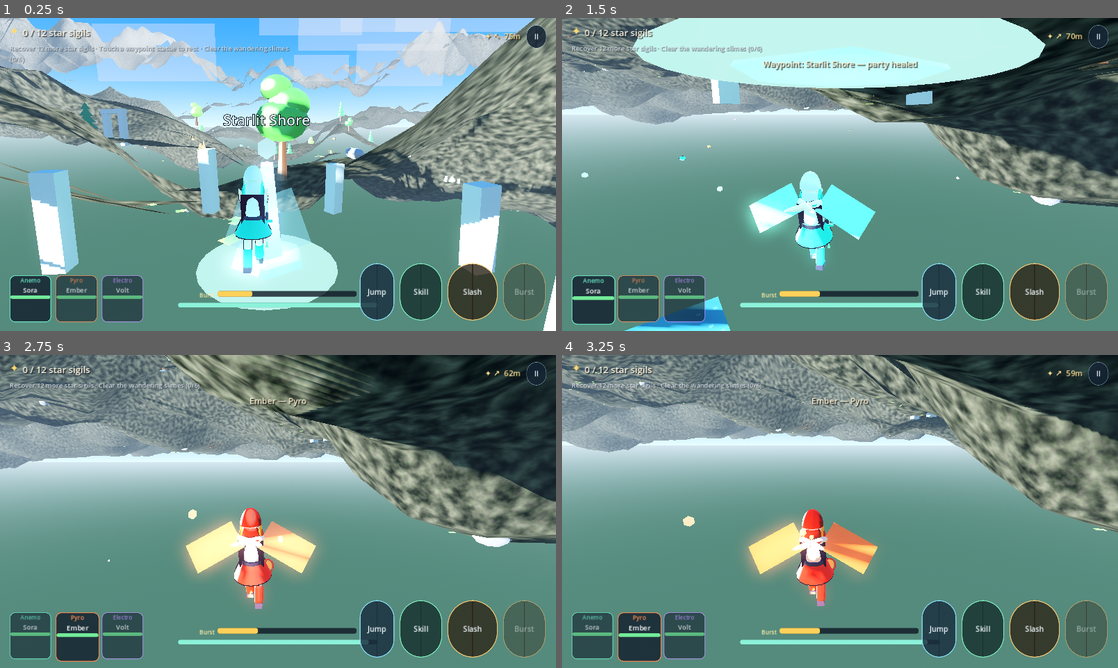
Above: before the commit, frames 1-4 (two rows, left to right).
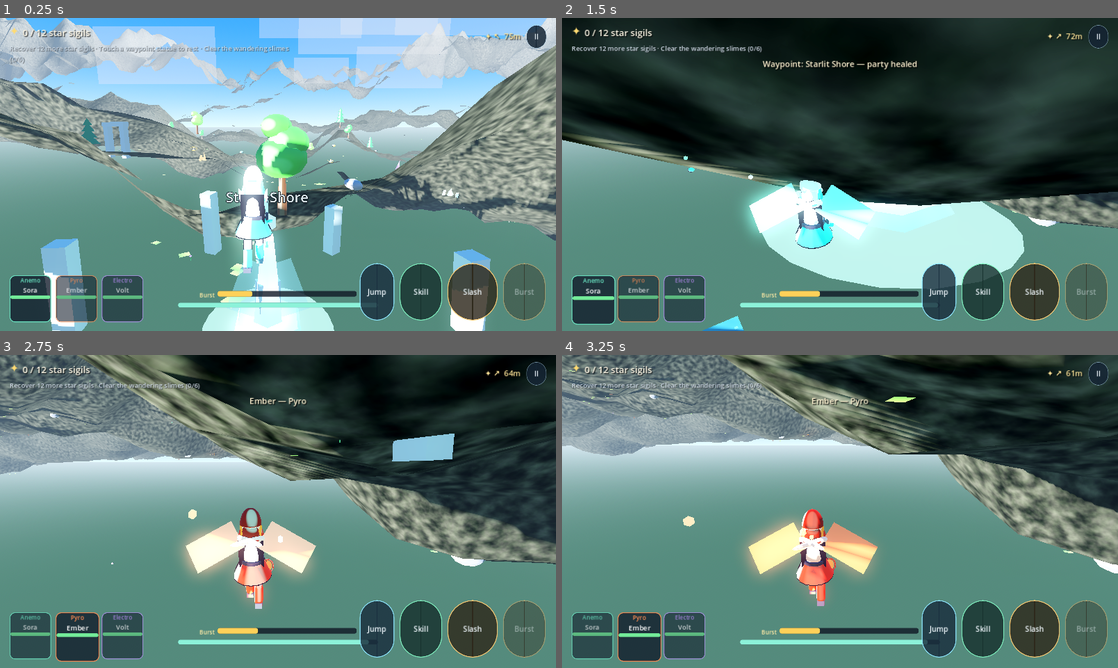
Above: after the commit, the same moments.

Repository: Endiq-jar/LastStar
Game: Godot game, scene res://scenes/world.tscn
The game is run twice, just before and just after one commit, with the same random seed, the same clock (stepped at 60 frames per second) and the same inputs.
Inputs (mouse positions are in pixels of both pictures, inside the frame that each line leads up to):
- Up to frame 1 (0.25 s): no input
- Up to frame 2 (1.5 s): move the mouse to (867, 174) at 0.52 s; press the mouse at (867, 174) at 0.53 s; hold W (move_forward) from 0.53 s (still down); tap Space (jump) at 0.77, 1.07 s; move the mouse to (812, 174) at 1.27 s; release the mouse at (812, 174) at 1.28 s; tap Q (burst) at 1.35 s
- Up to frame 3 (2.75 s): keep holding W (move_forward); tap Space (jump) at 1.52, 1.82 s; move the mouse to (289, 505) at 2.02 s; hold T (party_next) from 2.03 s (still down)
- Up to frame 4 (3.25 s): keep holding W (move_forward); move the mouse to (834, 517) at 2.77 s; release T (party_next) at 2.78 s; tap Shift (sprint) at 2.85 s; tap Space (jump) at 3.02 s

The runs differ from the first frame. In frame 1, 41% of the frame differs, in the area x 0-100%, y 0-100%; in frame 2, 57%; in frame 3, 31%; in frame 4, 28%.

Commit message:
fix(player): stop falling through the world
The probe showed the player camera at y=-51: the body was spawning under the
terrain collision mesh and #falling out of the world# respawned it to the very
same underground point, so it looped at the bottom of the map forever.

* player now raycasts down on its first physics frame and snaps onto the real
  ground surface, and respawn does the same instead of restoring a raw
  coordinate.
* spawn height raised and collision_mask corrected to the world layer only.
* the render probe now asserts the player is above y=-5 so this cannot regress.

Co-authored-by: arena-agent <297053741+arena-agent@users.noreply.github.com>

Diff:
--- a/scripts/player.gd
+++ b/scripts/player.gd
@@ -53,8 +53,15 @@
 func _ready() -> void:
 	add_to_group("player")
 	collision_layer = 2
+	# Collide with the world layer only. Layer 4 is used by pickups/waypoints;
+	# including it here made the body snag on trigger volumes.
 	collision_mask = 1
 	_spawn_origin = global_position
+	# Snap onto the actual ground, deferred: the physics space is not queryable
+	# until the body has entered the tree and a physics frame has run. The world
+	# only knows the analytic terrain height, which can sit slightly below the
+	# collision mesh - spawning under it means falling through the world forever.
+	_snap_to_ground.call_deferred(global_position)
 	# Camera first: it is the one node the scene cannot do without. The rig and
 	# the rest of the wiring come after, so a problem dressing the character can
 	# never leave the player (and the viewport) without a camera.
@@ -147,10 +154,31 @@
 	_apply_rig_colors()
 
 
+func _snap_to_ground(at: Vector3) -> void:
+	## Raycast down from high above `at` and place the body on whatever solid
+	## surface is there. Falls back to the given height when nothing is hit.
+	var from := Vector3(at.x, at.y + 60.0, at.z)
+	var to := Vector3(at.x, at.y - 80.0, at.z)
+	var space := get_world_3d().direct_space_state
+	if space:
+		var query := PhysicsRayQueryParameters3D.create(from, to, 1)
+		query.exclude = [get_rid()]
+		var hit := space.intersect_ray(query)
+		if hit and hit.has("position"):
+			var p: Vector3 = hit["position"]
+			global_position = p + Vector3(0.0, 0.6, 0.0)
+			velocity = Vector3.ZERO
+			return
+	global_position = at + Vector3(0.0, 1.0, 0.0)
+	velocity = Vector3.ZERO
+
+
 func _on_respawn() -> void:
 	var target: Vector3 = Game.checkpoint if Game.has_checkpoint else _spawn_origin
-	global_position = target
-	velocity = Vector3.ZERO
+	# Land ON the ground at the checkpoint, not at the stored (possibly
+	# underground) coordinate - otherwise respawning drops you through the world
+	# again and the player loops forever at the bottom of the map.
+	_snap_to_ground(target)
 	_gliding = false
 
 
--- a/scripts/world.gd
+++ b/scripts/world.gd
@@ -628,7 +628,9 @@
 	var player := CharacterBody3D.new()
 	player.name = "Player"
 	player.set_script(PlayerScript)
-	var spawn := Vector3(0, _height(0, 0) + 4.0, 6.0)
+	# Start comfortably above the analytic surface; the player snaps itself onto
+	# the collision mesh on its first physics frame.
+	var spawn := Vector3(0.0, _height(0.0, 0.0) + 6.0, 6.0)
 	player.position = spawn
 	add_child(player)
 
--- a/tests/render_probe.gd
+++ b/tests/render_probe.gd
@@ -85,6 +85,16 @@
 	var players := get_tree().get_nodes_in_group("player")
 	_log("INFO" if players.size() == 1 else "FAIL",
 		"player nodes in group = %d" % players.size())
+
+	# The player must be standing on the ground, not falling through the world.
+	if players.size() > 0:
+		var pl := players[0] as Node3D
+		var py := pl.global_position.y
+		if py < -5.0:
+			_log("FAIL", "player is below the world (y=%.1f) - terrain collision or spawn is broken" % py)
+		else:
+			_log("INFO", "player standing at y=%.1f (on_floor=%s)" % [
+				py, str(pl is CharacterBody3D and (pl as CharacterBody3D).is_on_floor())])
 
 	var wenv := world.get_node_or_null("WorldEnvironment") as WorldEnvironment
 	if wenv == null or wenv.environment == null:
